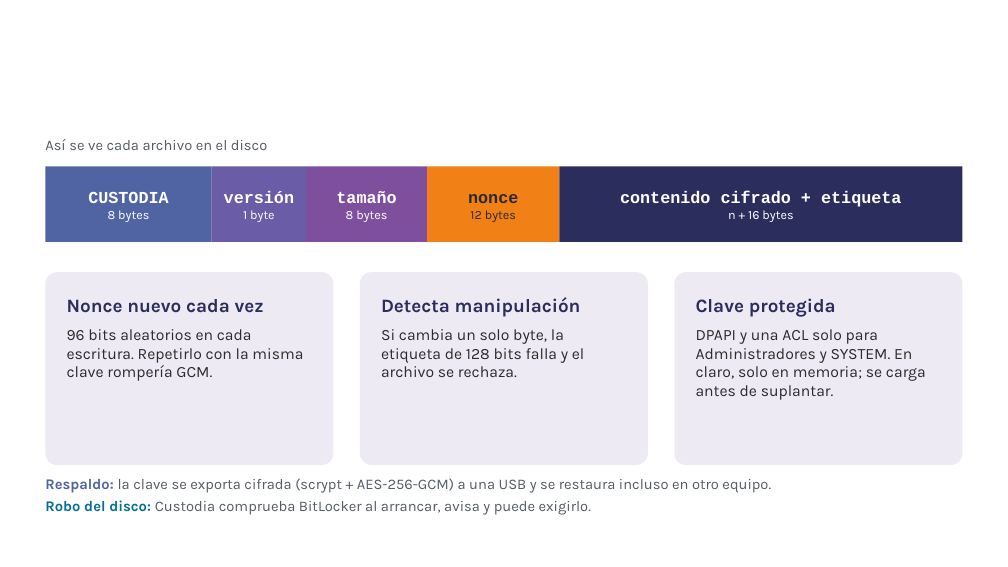
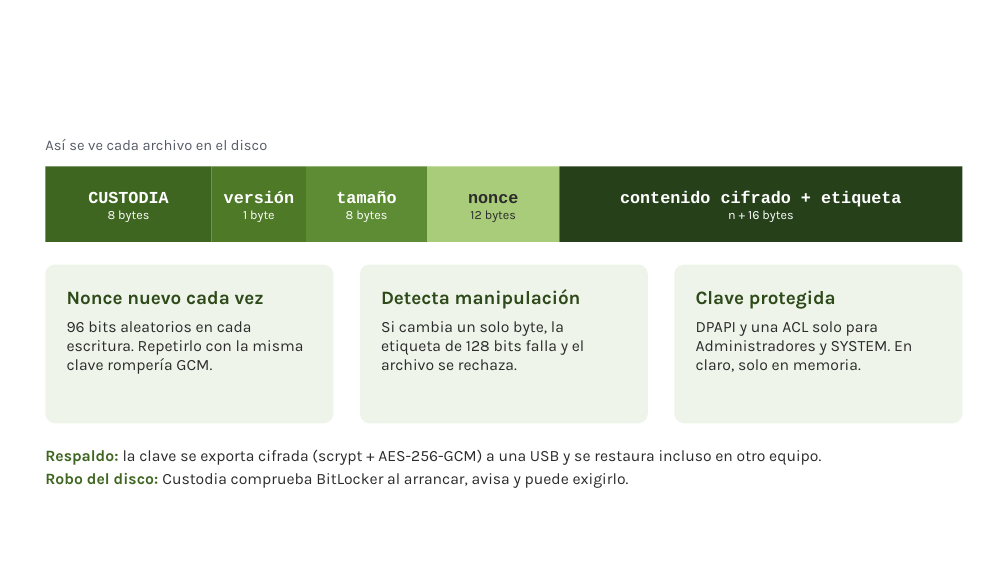
Before and after one commit to yanni2327/custodia, a slide deck: slide 7 of docs/Custodia_charla_TED.pptx (slide 6 before the commit). Drawn at 1008x567 pixels with LibreOffice and Linux fonts; fonts in the diff are those of the drawing; background and template pictures are left out. Boxes give left, top, right and bottom in pixels: in the first picture for what was removed or moved away, otherwise in the second. Text is boxed around its words. In the diff, an @@ line names an element or a change of style, - is before the commit and + after.

```diff
--- a/docs/Custodia_charla_TED.pptx
+++ b/docs/Custodia_charla_TED.pptx
@@ rectangle at (x1=45, y1=166, x2=212, y2=242): fill #5063A2 to #3F6620 @@
@@ rectangle at (x1=212, y1=166, x2=306, y2=242): fill #6A5CA6 to #4E7A28 @@
@@ rectangle at (x1=306, y1=166, x2=427, y2=242): fill #7E4F9D to #5E8C35 @@
@@ rectangle at (x1=427, y1=166, x2=560, y2=242): fill #F18116 to #A9CC7A @@
@@ rectangle at (x1=560, y1=166, x2=963, y2=242): fill #2B2D5C to #26401A @@
@@ rounded rectangle resized from (x1=45, y1=272, x2=333, y2=465) to (x1=45, y1=265, x2=333, y2=423) @@
@@ rounded rectangle resized from (x1=360, y1=272, x2=648, y2=465) to (x1=360, y1=265, x2=648, y2=423) @@
@@ fill #EDEAF4 to #EEF4E9 in 3 elements at (x1=45, y1=265, x2=333, y2=423), (x1=360, y1=265, x2=648, y2=423), (x1=675, y1=265, x2=963, y2=423) @@
@@ rounded rectangle resized from (x1=675, y1=272, x2=963, y2=465) to (x1=675, y1=265, x2=963, y2=423) @@
@@ text at (x1=67, y1=291, x2=264, y2=305): text colour #2B2D5C to #2F4A1A in "Nonce nuevo cada vez" @@
@@ text "Nonce nuevo cada vez" moved from (x1=67, y1=299, x2=303, y2=381) to (x1=67, y1=291, x2=303, y2=374) @@
@@ text at (x1=381, y1=289, x2=581, y2=309): text colour #2B2D5C to #2F4A1A in "Detecta manipulación" @@
@@ text "Detecta manipulación" moved from (x1=381, y1=297, x2=584, y2=377) to (x1=381, y1=289, x2=584, y2=370) @@
@@ text at (x1=696, y1=290, x2=836, y2=309): text colour #2B2D5C to #2F4A1A in "Clave protegida" @@
@@ text "Clave protegida" moved from (x1=696, y1=298, x2=926, y2=400) to (x1=696, y1=290, x2=912, y2=372) @@
@@ text at (x1=696, y1=321, x2=912, y2=372): text changed @@
-DPAPI y una ACL solo para Administradores y SYSTEM. En claro, solo en memoria; se carga antes de suplantar.
+DPAPI y una ACL solo para Administradores y SYSTEM. En claro, solo en memoria.
@@ text "Respaldo: la clave se exporta ..." moved from (x1=45, y1=478, x2=771, y2=515) to (x1=45, y1=449, x2=821, y2=488) @@
@@ text "Respaldo: la clave se exporta ..." at (x1=45, y1=449, x2=821, y2=488): size 14 to 15 pt; text colour #5063A2 to #3F6620 in "Respaldo:"; text colour #555B66 to #2B2B2B in "la clave se exporta cifrada (scrypt + ...", "Custodia comprueba BitLocker al arrancar, avisa y ..."; text colour #006F97 to #3F6620 in "Robo del disco:"; more space between paragraphs @@
```
Also in this commit, not shown: 8 other slides changed, 4 slides added, 1 other file.
